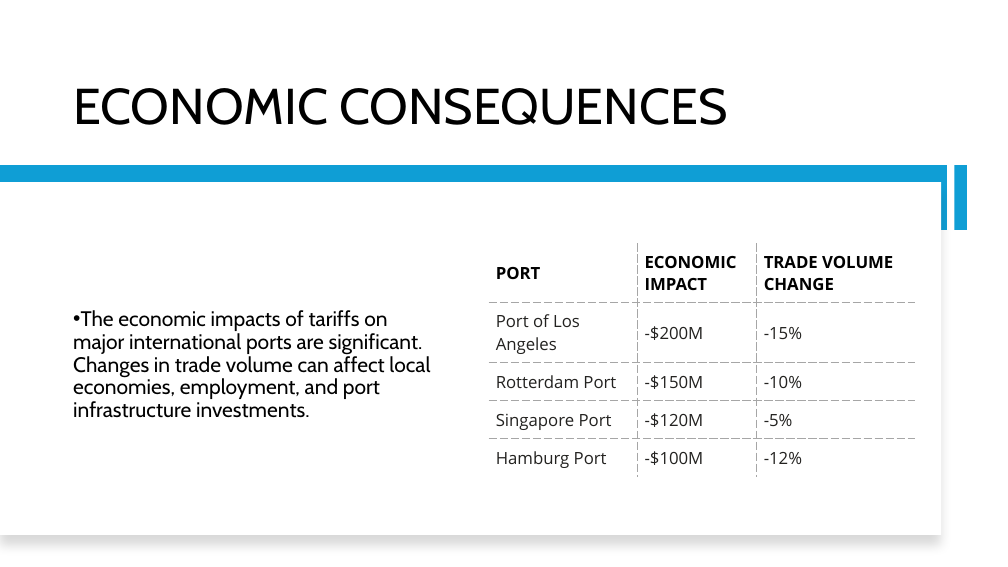
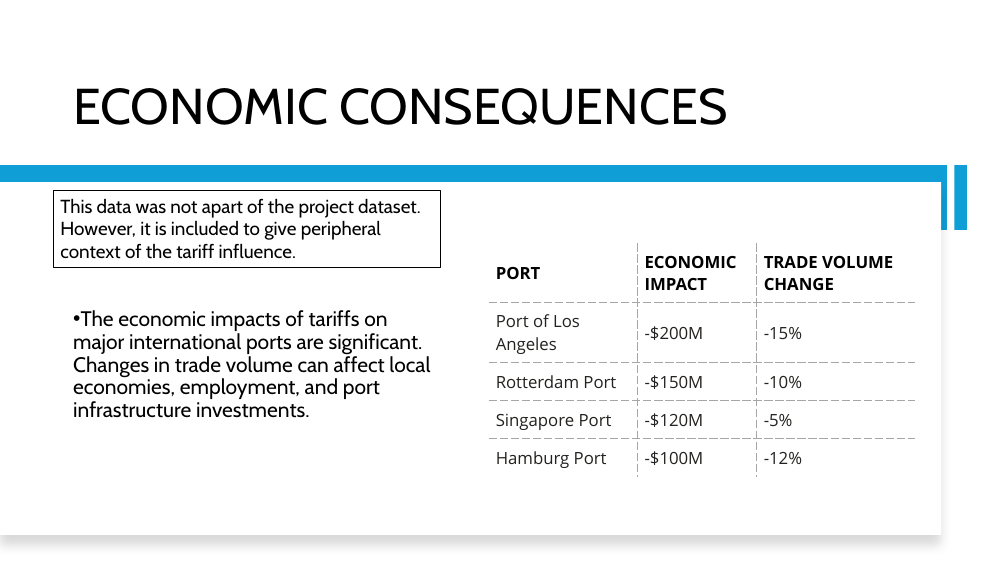
Before and after one commit to IssacEThomas/Data-Visualization, a slide deck: slide 9 of TARIFFS AND THE COUNTRIES THAT COULD BE IMPACTED.pptx. Drawn at 1008x567 pixels with LibreOffice and Linux fonts; fonts in the diff are those of the drawing. Boxes give left, top, right and bottom in pixels: in the first picture for what was removed or moved away, otherwise in the second. Text is boxed around its words. In the diff, an @@ line names an element or a change of style, - is before the commit and + after.

```diff
--- a/TARIFFS AND THE COUNTRIES THAT COULD BE IMPACTED.pptx
+++ b/TARIFFS AND THE COUNTRIES THAT COULD BE IMPACTED.pptx
@@ rectangle added at (53, 191, 440, 267), outline #000000 0.25 pt, 18 pt, text #000000 @@
+This data was not apart of the project dataset. However, it is included to give peripheral context of the tariff influence.
```
Also in this commit, not shown: 6 other slides changed, 3 slides added.
